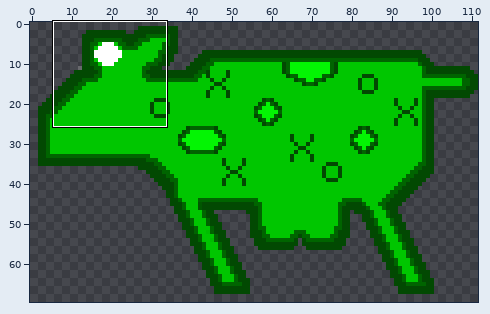
Sprite sheet: OLD/client/resources/images/player/cbmlt.png. Above: a wide view before the commit, with the close-up outlined.
Close-up. Before the edit:
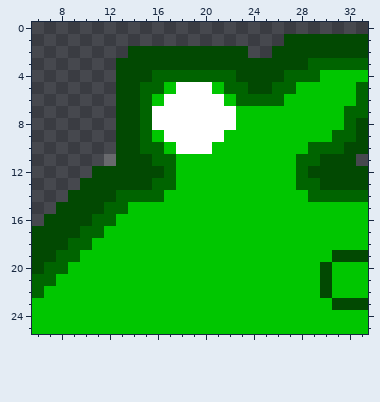
The file is 112x70 pixels. Pixels under 10% opacity are left out. Colours within 5 levels of each other are drawn and written as one. Shown: x 6..33, y 0..25.
After the commit:
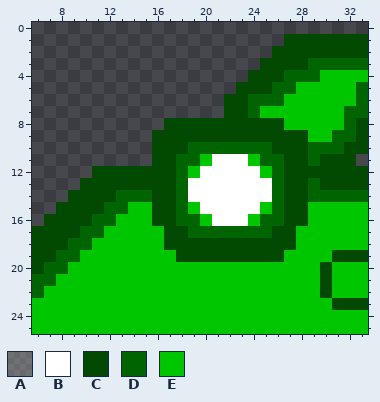
Palette (. is transparent): A #b6b6b65f  B #ffffff  C #024902  D #006400  E #00c600
The edit:
@@ x 6..33 @@
  1 .....................CCCCCCC
- 2 ........CCCCCCCCCC..CCCCCCCC
- 3 .......CCCCCCCCCCCCCCCCDDDDD
- 4 .......CCCDDDDDDDCCCCDDDEEEE
- 5 .......CCDDEBBBEDDCCDDEEEEED
- 6 .......CCDEBBBBBEDDDDEEEEEED
- 7 .......CCDBBBBBBBEEEEEEEEEDD
- 8 .......CCDBBBBBBBEEEEEEEEEDC
- 9 .......CCDEBBBBBEEEEEEEEEDDC
-10 .......CCDDEBBBEEEEEEEEDDDCC
-11 ......ACCCDDEEEEEEEEEEDDCCC.
-12 .....CCCCCCDEEEEEEEEEEDCCCCC
-13 ....CCCCCCDDEEEEEEEEEEDDCCCC
-14 ...CCCCDDDDEEEEEEEEEEEEDDDDD
-15 ..CCCCDDEEEEEEEEEEEEEEEEEEEE
-16 .CCCCDDEEEEEEEEEEEEEEEEEEEEE
-17 CCCCDDEEEEEEEEEEEEEEEEEEEEEE
-18 CCCDDEEEEEEEEEEEEEEEEEEEEEEE
-19 CCDDEEEEEEEEEEEEEEEEEEEEECCC
+ 2 ....................CCCCCCCC
+ 3 ...................CCCCDDDDD
+ 4 ..................CCCDDDEEEE
+ 5 .................CCCDDEEEEED
+ 6 ................CCDDDEEEEEED
+ 7 ................CCDEEEEEEEDD
+ 8 ...........CCCCCCCCCCEEEEEDC
+ 9 ..........CCCCCCCCCCCCCEEDDC
+10 ..........CCCDDDDDDDCCCDDDCC
+11 ..........CCDDEBBBEDDCCDCCC.
+12 .....CCCCCCCDEBBBBBEDCCCCCCC
+13 ....CCCCCCCCDBBBBBBBDCCDCCCC
+14 ...CCCCDDDCCDBBBBBBBDCCDDDDD
+15 ..CCCCDDEECCDEBBBBBEDCCEEEEE
+16 .CCCCDDEEECCDDEBBBEDDCCEEEEE
+17 CCCCDDEEEEECCDDDDDDDCCEEEEEE
+18 CCCDDEEEEEECCCCCCCCCCCEEEEEE
+19 CCDDEEEEEEEECCCCCCCCCEEEECCC
 20 CDDEEEEEEEEEEEEEEEEEEEEECEEE
Where, in picture pixels (left, top, right, bottom), the same in both close-ups:
changed: (104, 46, 308, 262)
